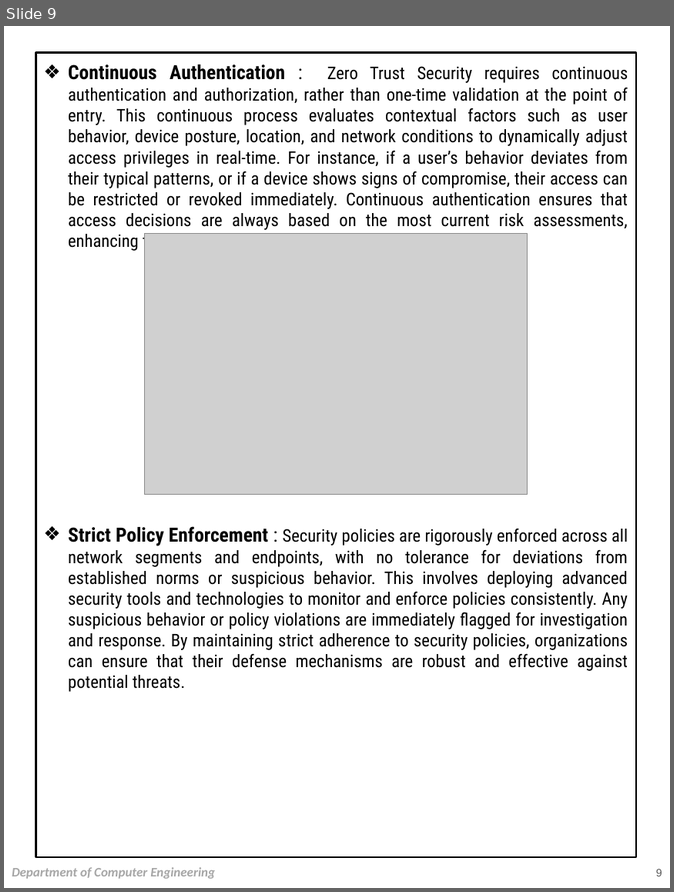
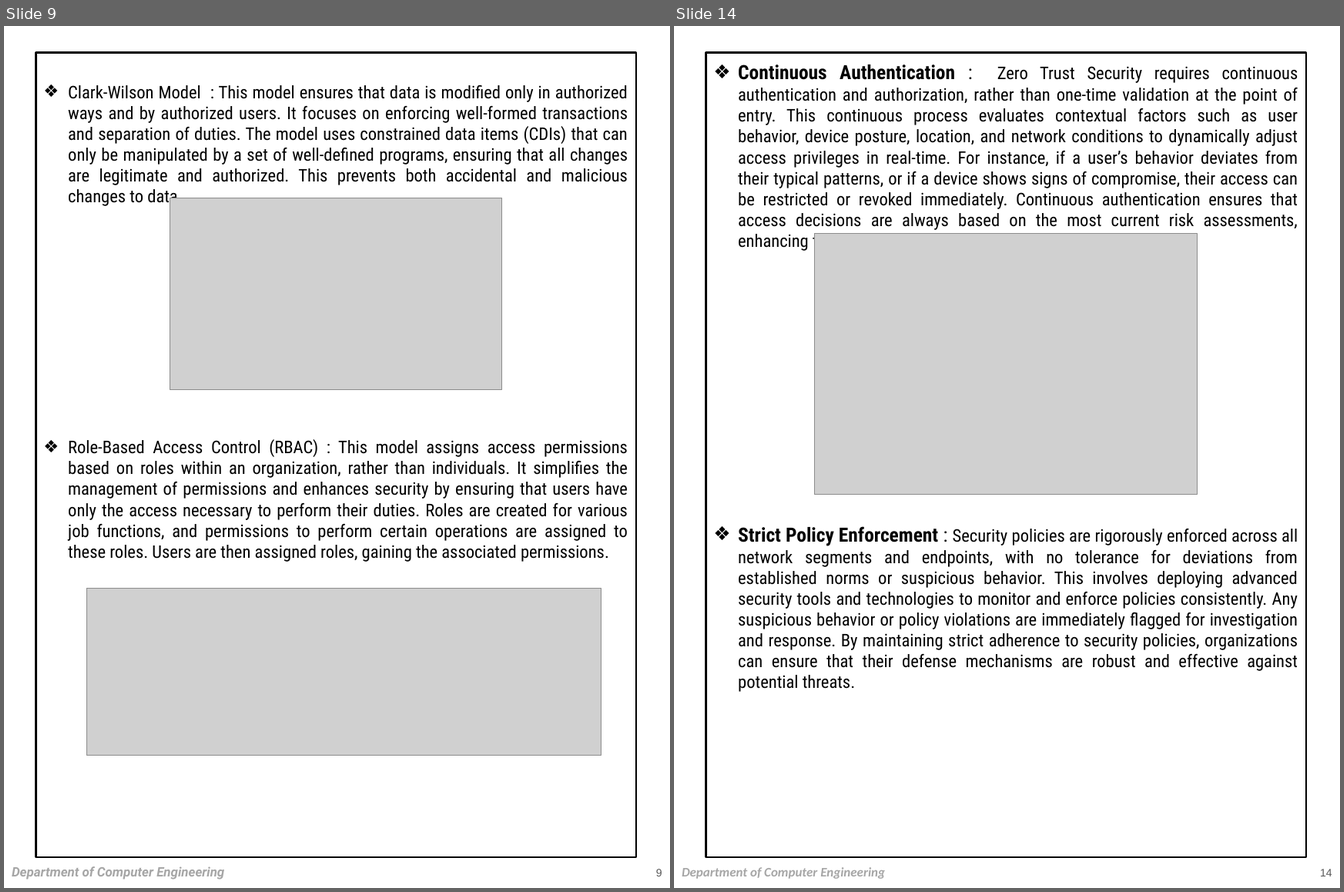
Before and after one commit to Silo5k3u8t4/semi, a slide deck: NEW.pptx. Shown side by side, each under a label of ours: slide 9 before the commit, slides 9 and 14 after it; the slides between them are not shown. The pictures are 674x892 and 1344x892 pixels, drawn with LibreOffice and Linux fonts; fonts in the diff are those of the drawing; grey boxes stand for pictures. Boxes give left, top, right and bottom in pixels: in the first picture for what was removed or moved away, otherwise in the second. Text is boxed around its words. In the diff, an @@ line names an element or a change of style, - is before the commit and + after.

```diff
--- a/NEW.pptx
+++ b/NEW.pptx
@@ slide 9 added at (4, 26, 670, 888), background #FFFFFF @@
@@ rectangle added at (36, 53, 636, 858), fill #FFFFFF, outline #000000 2 pt, 16 pt, text #000000 @@
+❖ Clark-Wilson Model : This model ensures that data is modified only in authorized ways and by authorized users. It focuses on enforcing well-formed transactions and separation of duties. The model uses constrained data items (CDIs) that can only be manipulated by a set of well-defined programs, ensuring that all changes are legitimate and authorized. This prevents both accidental and malicious changes to data.
+❖ Role-Based Access Control (RBAC) : This model assigns access permissions based on roles within an organization, rather than individuals. It simplifies the management of permissions and enhances security by ensuring that users have only the access necessary to perform their duties. Roles are created for various job functions, and permissions to perform certain operations are assigned to these roles. Users are then assigned roles, gaining the associated permissions.
@@ picture added at (170, 198, 502, 389) @@
@@ picture added at (86, 588, 600, 755) @@
@@ text added at (12, 867, 224, 880), 12 pt, text #A6A6A6, bold, italic @@
+Department of Computer Engineering
@@ page number added at (656, 869, 662, 877), 10 pt, text #595959 @@
+9
@@ what was slide 9 is now slide 14 @@
@@ page number at (1320, 869, 1332, 877): text changed @@
-9
+14
```
Also in this commit, not shown: 8 slides changed, 5 other slides added, 18 other files.
